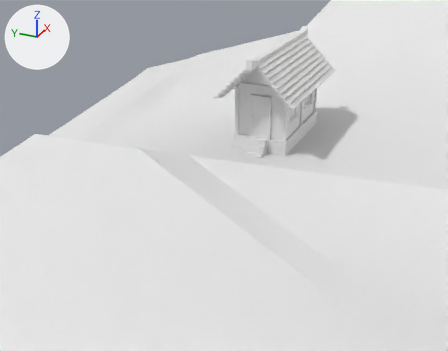
What one commit did to the Blender file starman/starman/res/model/shrine/shrine.blend.
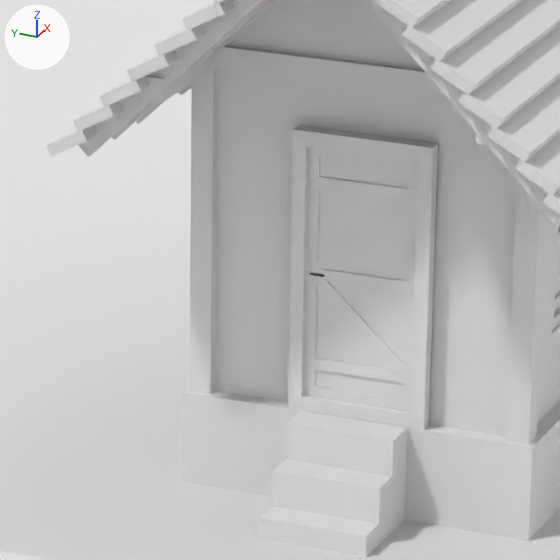
Each version is shown from a 50 mm camera at (-67.83, -24.47, 28.54) aimed at (-5.56, 3.56, -2.6), then close up on the part from 46% to 65% of the width and 22% to 45% of the height. Arrows for +X, +Y and +Z are at upper left; the lights stay in place.

In view in the first close-up: 'Cube', 'Cube.005', 'Cube.014', 'Rock_Medium_3', 'block.001', 'door', 'roof', 'roof.001', 'roofsupport.004', 'wall corner', 'wall corner.001', 'wall corner.005'.
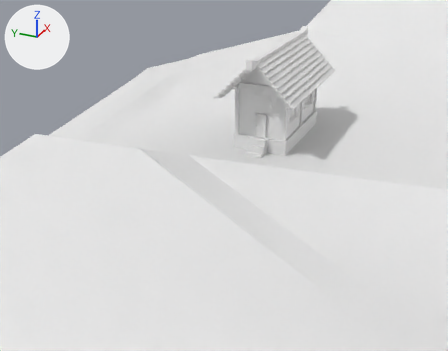
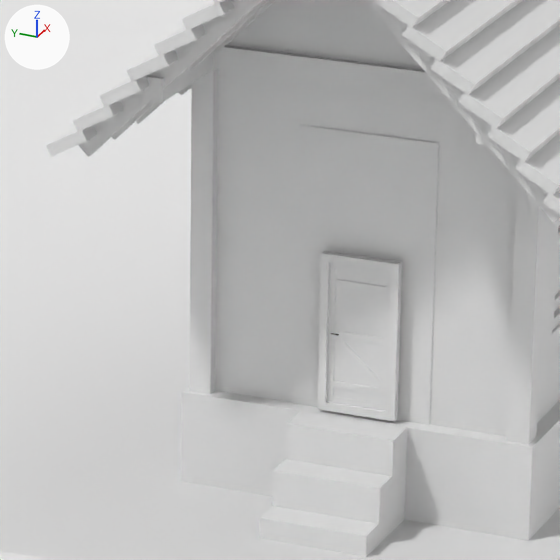
The change in detail:
me_cube_009 has 32 vertices, 22 faces and spans x -1.0..1.0, y -1.0..1.0, z 0.0..2.0.
me_cube_009 is used by ob_block_001; location (0.0, 0.0, 2.0); scale (3.0, 3.0, 3.0).
Before the commit, vertices of me_cube_009: 6 (-0.9, -0.44, 1.71), 9 (-0.9, 0.42, 1.71), 30 (-0.9, 0.42, 0.0), 31 (-0.9, -0.44, 0.0).
Part 1, on me_cube_009:
Vertices 6, 9, 30, 31 of me_cube_009 move by (-0.11, 0.0, 0.0).
Object 'door' (ob_door) moves from (-3.18, 0.0, 4.0) to (-3.18, 0.0, 3.18).
Object 'door' (ob_door) is rescaled from (1.0, 0.102, 1.0) to (0.565, 0.0576, 0.565).

Where the change shows, as pixel boxes (x1, y1, x2, y2) in the close-ups (560 x 560 px; the box of a moved part takes in the faces that stretch with it):
'door', moved, rescaled (44% narrower, 44% shorter)
    before: (288, 126, 438, 430)
    after: (318, 251, 402, 421)
part 1 of me_cube_009, moved or reshaped
    before: (299, 125, 439, 418)
    after: (294, 125, 439, 425)
